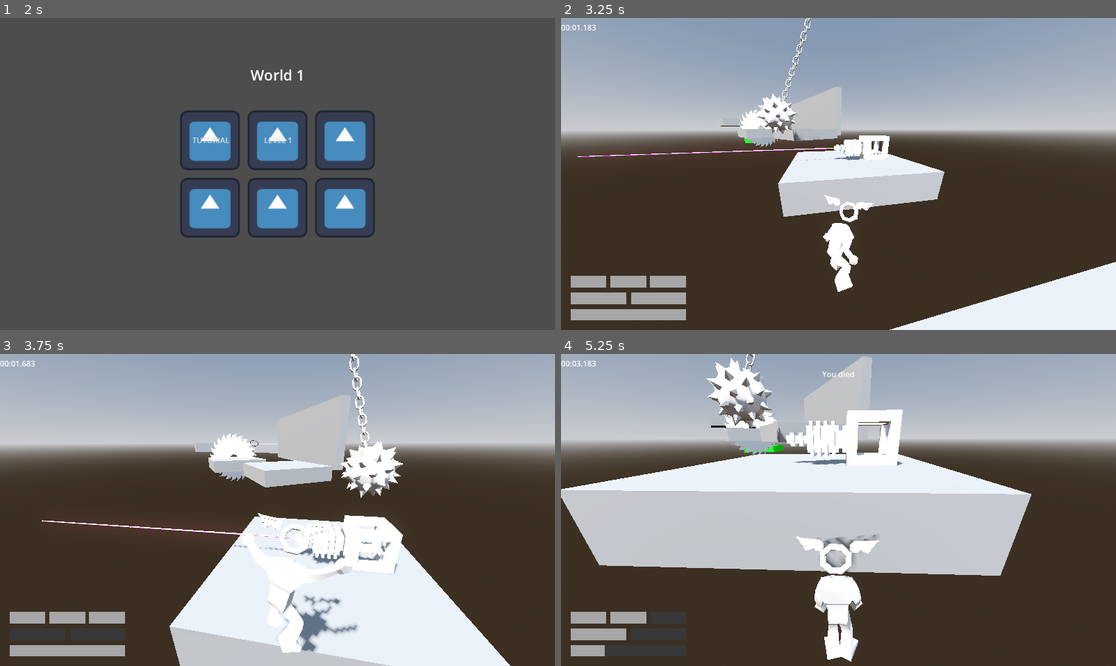
Above: before the commit, frames 1-4 (two rows, left to right).
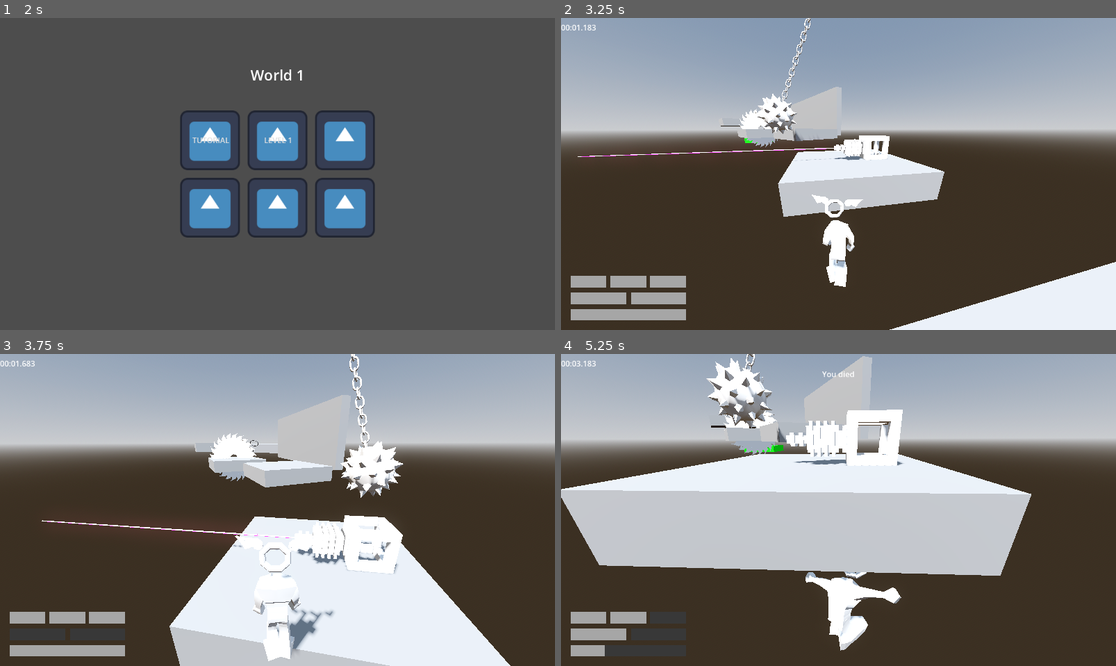
Above: after the commit, the same moments.

Repository: jpvds1/DDJD
Game: Godot game, scene res://scenes/game_controller.tscn
The game is run twice, just before and just after one commit, with the same random seed, the same clock (stepped at 60 frames per second) and the same inputs. The engine's default icon, where the game draws it, is replaced by a stand-in: a white triangle on a blue panel in a dark square.
Inputs (mouse positions are in pixels of both pictures, inside the frame that each line leads up to):
- Up to frame 1 (2 s): click "Continue as Guest" at 0.5 s; click "Play" at 1.25 s
- Up to frame 2 (3.25 s): click "LEVEL 1" at 2 s; move the mouse to (866, 174) at 2.77 s; hold W (move_forwards) from 2.78 s (still down); hold Shift (sprint) from 2.78 s (still down); tap Space (jump) at 3.02, 3.05 s
- Up to frame 3 (3.75 s): keep holding W (move_forwards); tap Space (jump) at 3.32, 3.6 s; move the mouse to (249, 510) at 3.52 s; release Shift (sprint) at 3.53 s
- Up to frame 4 (5.25 s): keep holding W (move_forwards); tap Space (jump) at 3.77, 4.07, 4.55 s; tap Shift (sprint) at 3.8, 5.1 s; move the mouse to (849, 503) at 4.27 s; tap Q (dash) at 4.35 s; move the mouse to (832, 516) at 5.02 s

Frame 1 is identical in both runs. In frame 2, 0.7% of the frame differs, in the area x 45-57%, y 56-88%; in frame 3, 1.5%; in frame 4, 2.2%, in the area x 42-62%, y 57-99%.

Commit message:
feat(player): add falling animation

Diff:
--- a/platformer-game/scenes/player/capsule_character.tscn
+++ b/platformer-game/scenes/player/capsule_character.tscn
@@ -7,6 +7,7 @@
 [ext_resource type="AnimationLibrary" uid="uid://c7mmexla4wmco" path="res://assets/models/player/player_idle.glb" id="3_vaf6x"]
 [ext_resource type="PackedScene" uid="uid://yixnuy1qohl7" path="res://assets/models/cosmetics/wings.glb" id="4_vaf6x"]
 [ext_resource type="AnimationLibrary" uid="uid://bv5rxn1v0rm0u" path="res://assets/models/player/player_jump.glb" id="5_j3xf5"]
+[ext_resource type="AnimationLibrary" uid="uid://b7yt2c7m7hxbi" path="res://assets/models/player/player_fall.glb" id="5_jhmas"]
 [ext_resource type="AnimationLibrary" uid="uid://dqnpsoo3x665p" path="res://assets/models/player/player_walk.glb" id="6_j3xf5"]
 [ext_resource type="AnimationLibrary" uid="uid://ytik3vfe0jp" path="res://assets/models/player/player_sprint.glb" id="7_d66dr"]
 
@@ -60,18 +61,18 @@
 blend_point_8/pos = Vector2(-0.4, 0)
 
 [sub_resource type="AnimationNodeAnimation" id="AnimationNodeAnimation_h2b2i"]
-animation = &"player_jump/jump"
+animation = &"player_fall/fall"
 
 [sub_resource type="AnimationNodeBlendTree" id="AnimationNodeBlendTree_iwp50"]
-graph_offset = Vector2(-355.77917, 202.21057)
+graph_offset = Vector2(-255.16531, 225.36728)
 nodes/output/position = Vector2(500, 240)
 nodes/Movement/node = SubResource("AnimationNodeBlendSpace2D_h2b2i")
-nodes/Movement/position = Vector2(40, 180)
-nodes/Jump/node = SubResource("AnimationNodeBlend2_d66dr")
-nodes/Jump/position = Vector2(260, 240)
-"nodes/[A] Jump/node" = SubResource("AnimationNodeAnimation_h2b2i")
-"nodes/[A] Jump/position" = Vector2(20, 420)
-node_connections = [&"output", 0, &"Jump", &"Jump", 0, &"Movement", &"Jump", 1, &"[A] Jump"]
+nodes/Movement/position = Vector2(40, 220)
+nodes/Fall/node = SubResource("AnimationNodeBlend2_d66dr")
+nodes/Fall/position = Vector2(260, 240)
+"nodes/[A] Fall/node" = SubResource("AnimationNodeAnimation_h2b2i")
+"nodes/[A] Fall/position" = Vector2(40, 480)
+node_connections = [&"output", 0, &"Fall", &"Fall", 0, &"Movement", &"Fall", 1, &"[A] Fall"]
 
 [sub_resource type="BoxShape3D" id="BoxShape3D_x7pql"]
 size = Vector3(0.81030273, 1.636039, 0.2841797)
@@ -153,37 +154,38 @@
 script = ExtResource("3_d66dr")
 
 [node name="Skeleton3D" parent="Visuals/Armature" parent_id_path=PackedInt32Array(1845075672, 1978781392) index="0" unique_id=208187525]
-bones/0/position = Vector3(-0.07521925, 1.2917914, -69.40106)
-bones/0/rotation = Quaternion(-0.6919055, -0.0599103, 0.0666522, 0.7164043)
-bones/1/rotation = Quaternion(0.08641484, -0.0038118125, -0.0026067449, 0.9962486)
-bones/2/rotation = Quaternion(0.040219184, 0.00079742365, -0.00078805146, 0.9991903)
-bones/3/rotation = Quaternion(0.03979236, 0.0011619623, -0.00040282364, 0.99920726)
-bones/4/rotation = Quaternion(0.0038232922, 0.012437198, 0.0060394374, 0.9998971)
-bones/5/rotation = Quaternion(-0.1108162, 0.059356812, -0.029678103, 0.99162287)
+bones/0/position = Vector3(-0.38643676, 0.45045877, -69.243675)
+bones/0/rotation = Quaternion(-0.6943371, -0.034557223, 0.07555947, 0.71483743)
+bones/1/rotation = Quaternion(0.10412182, 0.061721325, -0.014096526, 0.99254745)
+bones/2/rotation = Quaternion(0.036123365, 0.021506205, -0.0038075044, 0.9991087)
+bones/3/rotation = Quaternion(0.03572052, 0.021685118, -0.0037699023, 0.99911946)
+bones/4/position = Vector3(2.1457672e-06, 13.373303, -1.9721754e-05)
+bones/4/rotation = Quaternion(0.0045473, -0.0040683863, 0.011848158, 0.9999112)
+bones/5/rotation = Quaternion(-0.11701812, -0.023107478, -0.04575395, 0.99180615)
 bones/7/position = Vector3(5.111099, 10.362189, 0.08809808)
-bones/7/rotation = Quaternion(0.6628648, 0.31379375, -0.5816418, 0.35190427)
+bones/7/rotation = Quaternion(0.64218795, 0.3313088, -0.5953458, 0.35127285)
 bones/8/position = Vector3(4.17548e-06, 12.347593, 8.129595e-06)
-bones/8/rotation = Quaternion(0.1912435, 0.048112497, -0.045712452, 0.9792965)
+bones/8/rotation = Quaternion(0.3713655, 0.18225347, -0.23677129, 0.87909657)
 bones/9/position = Vector3(4.593014e-06, 18.454205, 1.0978752e-06)
-bones/9/rotation = Quaternion(-0.048447892, 0.0012922208, 0.6789401, 0.7325923)
+bones/9/rotation = Quaternion(-0.030036017, 0.00012495834, 0.42447743, 0.90494025)
 bones/11/position = Vector3(-5.111103, 10.362396, -0.092902586)
-bones/11/rotation = Quaternion(0.6552274, -0.30912533, 0.60256743, 0.3347104)
+bones/11/rotation = Quaternion(0.65643823, -0.3069338, 0.6033569, 0.3329279)
 bones/12/position = Vector3(-5.9841705e-06, 12.347599, -8.154101e-07)
-bones/12/rotation = Quaternion(0.3302825, -0.04496567, 0.18552841, 0.92437583)
+bones/12/rotation = Quaternion(0.24024214, 0.014648076, -0.026214385, 0.9702484)
 bones/13/position = Vector3(-7.2463126e-07, 18.452003, 2.7554495e-06)
-bones/13/rotation = Quaternion(0.018830575, -0.00066942954, -0.44713536, 0.8942678)
+bones/13/rotation = Quaternion(0.02445698, -0.00012501748, -0.5887542, 0.80794203)
 bones/14/position = Vector3(3.6533947e-06, 20.167397, 9.5196634e-07)
-bones/15/rotation = Quaternion(-0.0019452358, 0.122814775, 0.9902962, -0.065010056)
-bones/16/rotation = Quaternion(-0.5094734, 0.025734304, 0.01162319, 0.8600231)
-bones/17/rotation = Quaternion(0.41392413, -0.01773712, -0.05107789, 0.9087042)
-bones/18/rotation = Quaternion(0.61703795, -0.0018228004, 0.012539811, 0.7868314)
-bones/20/rotation = Quaternion(-0.041472964, 0.29098988, 0.9551846, 0.035034094)
-bones/21/rotation = Quaternion(-0.22580461, 0.005203059, 0.022439158, 0.97390026)
-bones/22/rotation = Quaternion(0.3820745, 0.012688075, 0.032284014, 0.9234804)
-bones/23/rotation = Quaternion(0.39175087, 0.015780233, -0.0067529385, 0.91991127)
+bones/15/rotation = Quaternion(-0.012823213, 0.3251376, 0.94557565, -0.0027991612)
+bones/16/rotation = Quaternion(-0.38648248, -0.028735977, 0.0036208753, 0.92184186)
+bones/17/rotation = Quaternion(0.43764523, -0.01830716, -0.047544017, 0.8977033)
+bones/18/rotation = Quaternion(0.4118635, -0.015233399, 0.0077018035, 0.91108567)
+bones/20/rotation = Quaternion(-0.07667246, 0.09720922, 0.99148285, 0.04041558)
+bones/21/rotation = Quaternion(-0.45488143, -0.033629086, 0.023071894, 0.8896178)
+bones/22/rotation = Quaternion(0.4934211, -0.0037777827, 0.009033491, 0.86973554)
+bones/23/rotation = Quaternion(0.5492753, 0.013894623, -0.011827358, 0.83544225)
 
 [node name="BoneAttachment3D" type="BoneAttachment3D" parent="Visuals/Armature/Skeleton3D" index="6" unique_id=1249076375]
-transform = Transform3D(0.9994339, 0.0018092059, -0.03359759, 0.03293153, 0.1521267, 0.9878123, 0.0068982393, -0.98835945, 0.151981, -2.475516, 13.704194, -117.27624)
+transform = Transform3D(0.99947226, 0.02846342, 0.015654173, -0.019762784, 0.15034018, 0.9884368, 0.025780862, -0.9882245, 0.15082331, -2.6431267, 13.648347, -116.87114)
 bone_name = "mixamorig_Head"
 bone_idx = 5
 
@@ -191,6 +193,7 @@
 transform = Transform3D(100, 0, 0, 0, 100, -5.820766e-09, 0, 5.820766e-09, 100, 0.07690239, 38.89086, -3.3907375)
 
 [node name="AnimationPlayer" type="AnimationPlayer" parent="Visuals" unique_id=1410490377]
+libraries/player_fall = ExtResource("5_jhmas")
 libraries/player_idle = ExtResource("3_vaf6x")
 libraries/player_jump = ExtResource("5_j3xf5")
 libraries/player_sprint = ExtResource("7_d66dr")
@@ -200,7 +203,7 @@
 tree_root = SubResource("AnimationNodeBlendTree_iwp50")
 anim_player = NodePath("../AnimationPlayer")
 parameters/Movement/blend_position = Vector2(0.17647064, -0.64928913)
-parameters/Jump/blend_amount = 0.0
+parameters/Fall/blend_amount = 0.0
 
 [node name="Hitbox" type="CollisionShape3D" parent="." unique_id=1754709375]
 transform = Transform3D(1, 0, 0, 0, 1, 0, 0, 0, 1, 0, 0.8235597, -0.045057356)
--- a/platformer-game/scripts/player/player_animation.gd
+++ b/platformer-game/scripts/player/player_animation.gd
@@ -11,9 +11,10 @@
 # Variables
 # ---------------------------------------------------------
 
-@export var blend_strength: int = 1
+@export var blend_strength := 15.0
+
 var player: CharacterBody3D
-
+var fall_blend := 0.0
 
 # ---------------------------------------------------------
 # Methods
@@ -30,12 +31,14 @@
 func _physics_process(delta: float) -> void:
 	var max_sprint_speed: float = stats.sprint_speed.get_val()
 	var local_velocity := player.global_transform.basis.inverse() * player.velocity
+	var lerp_weight := blend_strength * delta
 
-	# compute the blend values
-	var jump_blend := float(player.velocity.y > 0)
-	var movement_blend := Vector2(
-		local_velocity.x,
-		-local_velocity.z
-	) / max_sprint_speed
+	# compute the fall blending value
+	fall_blend = clamp(-player.velocity.y, 0.0, 1.0)
 
-	update_blend_values(movement_blend, jump_blend)
+	# compute the movement blending value
+	var movement_blend := Vector2(local_velocity.x, -local_velocity.z) / max_sprint_speed
+
+	# update the blending values
+	animation_tree.set("parameters/Fall/blend_amount", fall_blend)
+	animation_tree.set("parameters/Movement/blend_position", movement_blend)
Binary file added: platformer-game/assets/models/player/player_fall.fbx
Not shown, added: platformer-game/assets/models/player/player_fall.fbx.import
Binary file added: platformer-game/assets/models/player/player_fall.glb
Not shown, added: platformer-game/assets/models/player/player_fall.glb.import
